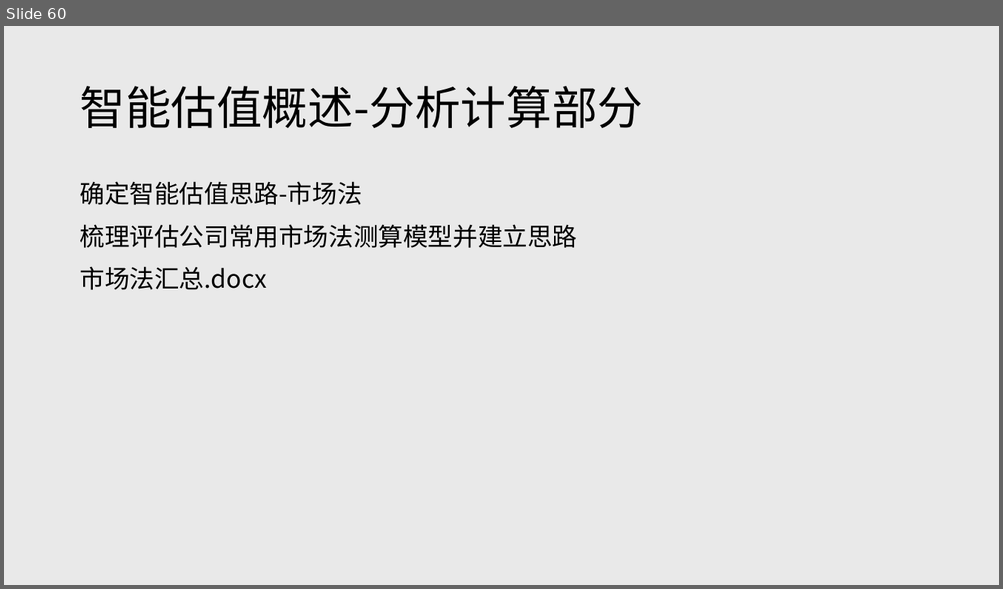
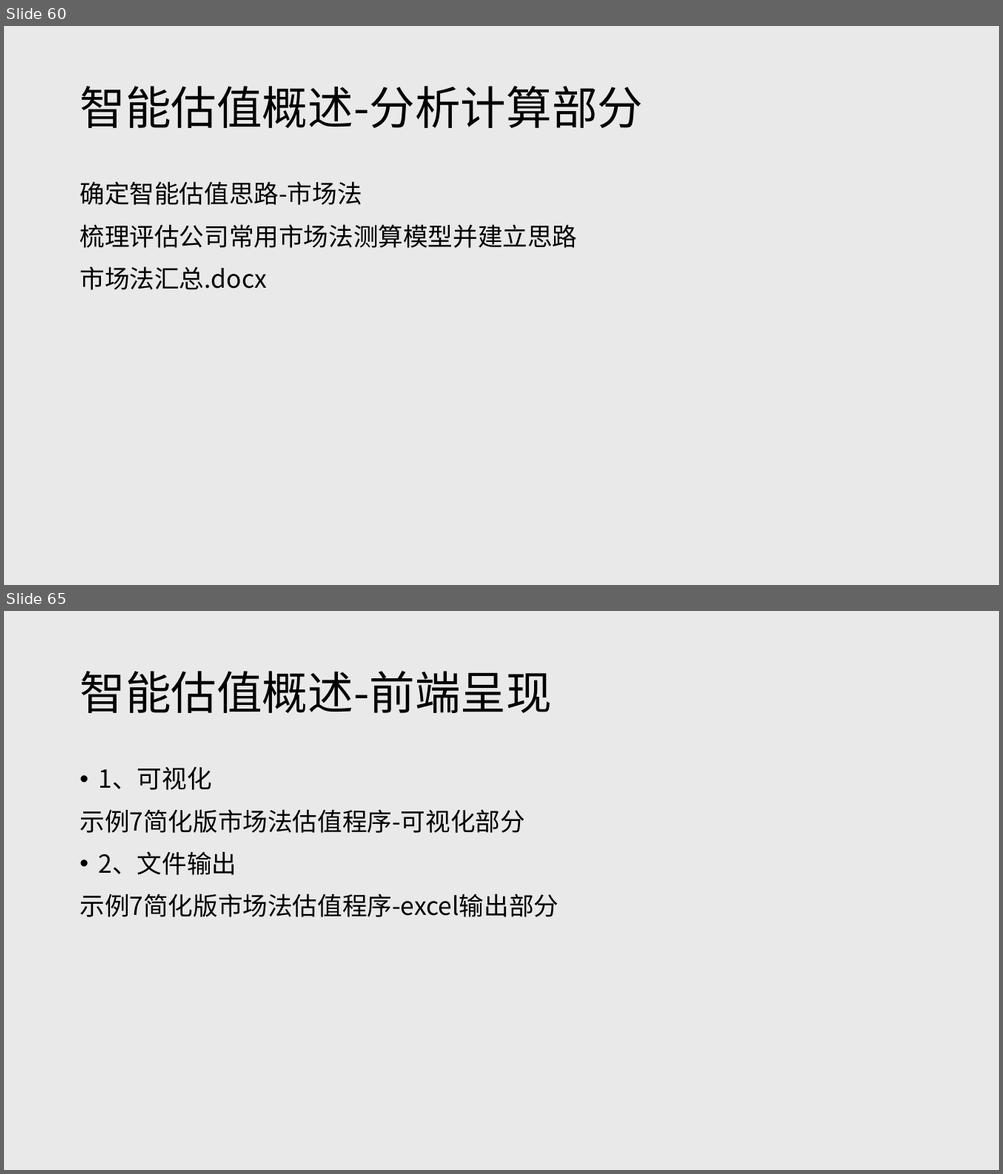
Before and after one commit to sirsws/iv_lesson, a slide deck: 智能估值课程讲义.pptx. Shown one above the other, each under a label of ours: slide 60 before the commit, slides 60 and 65 after it; the slides between them are not shown. The pictures are 1003x589 and 1003x1174 pixels, drawn with LibreOffice and Linux fonts; fonts in the diff are those of the drawing. Boxes give left, top, right and bottom in pixels: in the first picture for what was removed or moved away, otherwise in the second. Text is boxed around its words. In the diff, an @@ line names an element or a change of style, - is before the commit and + after.

```diff
--- a/智能估值课程讲义.pptx
+++ b/智能估值课程讲义.pptx
@@ slide 65 added at (x1=4, y1=611, x2=999, y2=1170), background #E9E9E9 @@
@@ title added at (x1=79, y1=671, x2=552, y2=713), 44 pt, text #000000 @@
+智能估值概述-前端呈现
@@ text added at (x1=79, y1=767, x2=558, y2=917), 24 pt, text #000000 @@
+• 1、可视化
+示例7简化版市场法估值程序-可视化部分
+• 2、文件输出
+示例7简化版市场法估值程序-excel输出部分
```
Also in this commit, not shown: 5 other slides added, 1 other file.
